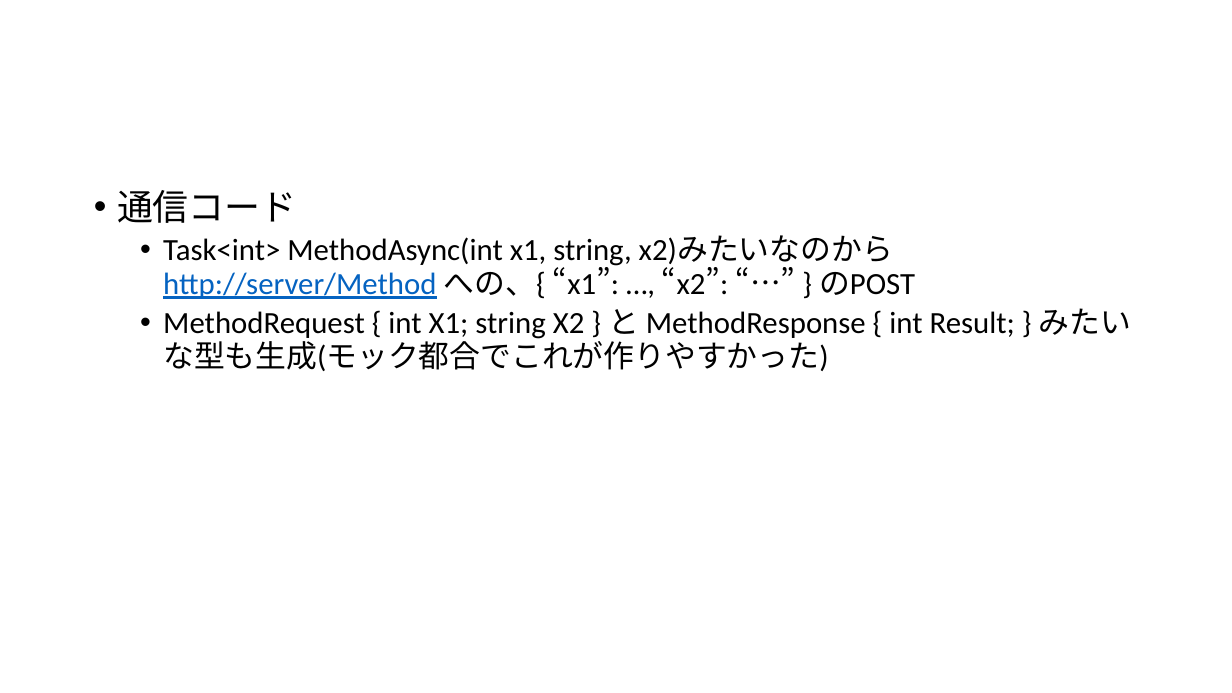
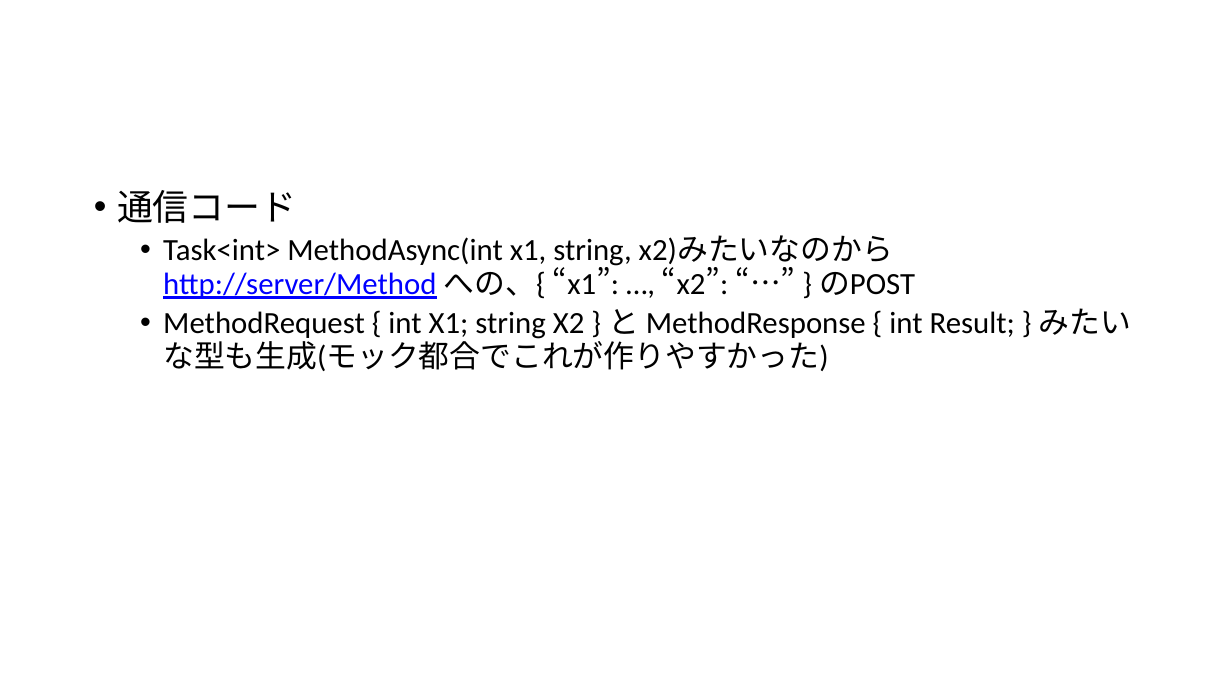
Before and after one commit to ppcuni/UnityCsharp20150321, a slide deck: slide 37 of doc/自社フレームワーク.pptx (slide 30 before the commit). Drawn at 1232x693 pixels with LibreOffice and Linux fonts; fonts in the diff are those of the drawing. Boxes give left, top, right and bottom in pixels: in the first picture for what was removed or moved away, otherwise in the second. Text is boxed around its words. In the diff, an @@ line names an element or a change of style, - is before the commit and + after.

```diff
--- a/doc/自社フレームワーク.pptx
+++ b/doc/自社フレームワーク.pptx
@@ text at <box>163,235,915,299</box>: text colour #0563C1 to #0000FF in "http://server/Method" @@
```
Also in this commit, not shown: 7 other slides changed, 11 slides added, 4 slides removed.
